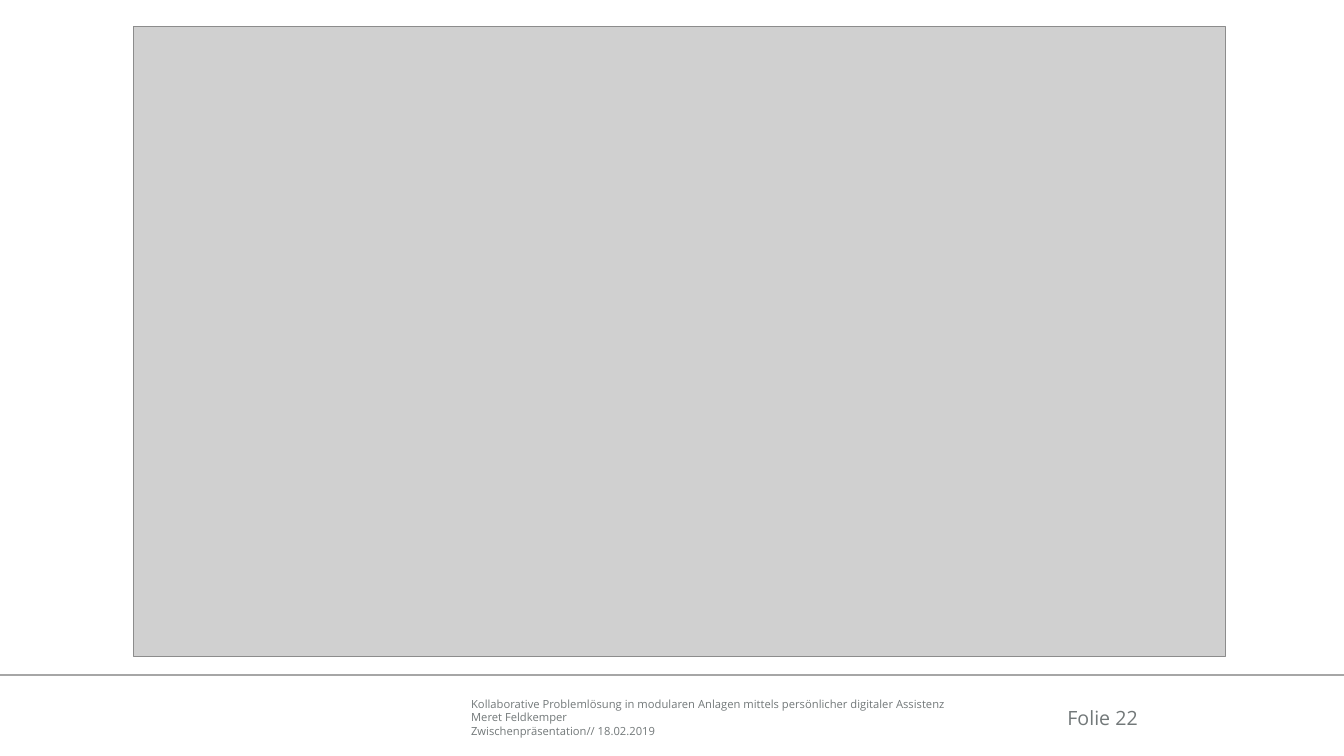
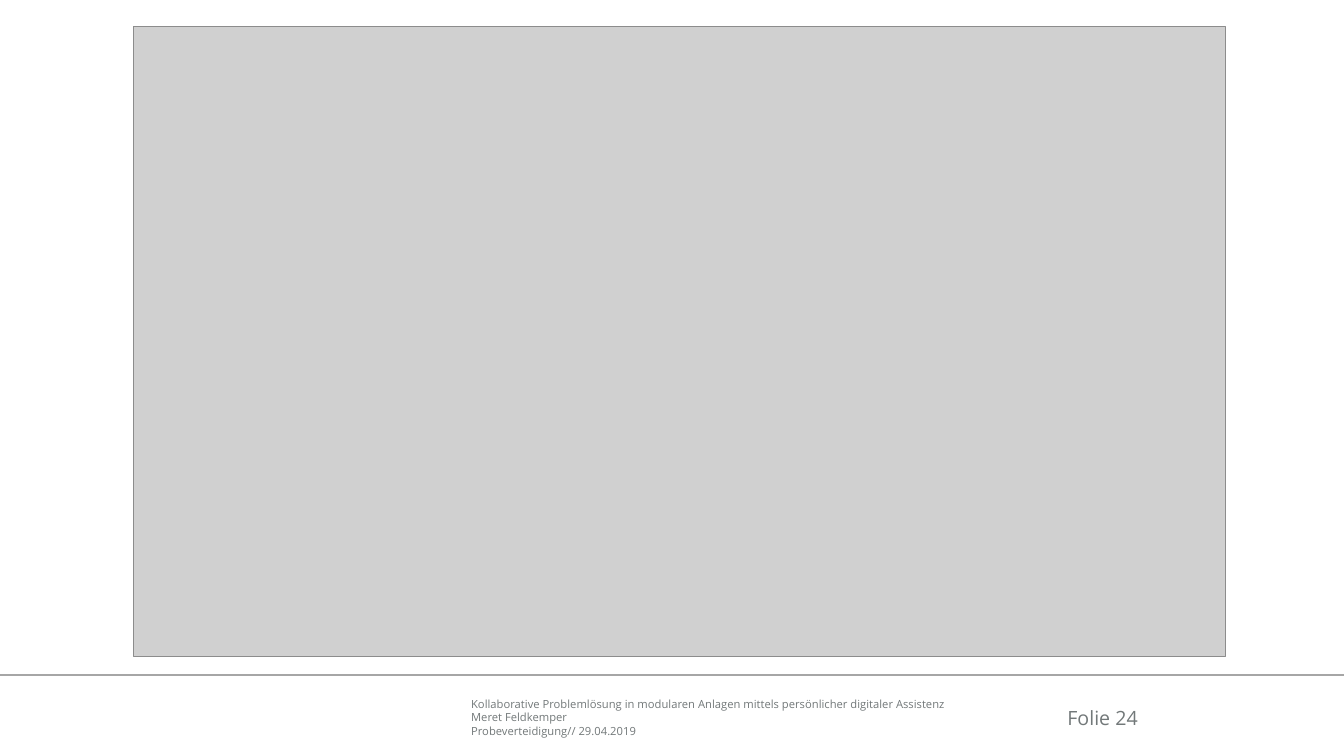
Before and after one commit to Ral3007/Diplomarbeit, a slide deck: slide 24 of Dokumente/Präsentationen/2019-04-29_DA_Feldkemper_Probeverteidigung.pptx (slide 22 before the commit). Drawn at 1344x756 pixels with LibreOffice and Linux fonts; fonts in the diff are those of the drawing; grey boxes stand for pictures; background and template pictures are left out. Boxes give left, top, right and bottom in pixels: in the first picture for what was removed or moved away, otherwise in the second. Text is boxed around its words. In the diff, an @@ line names an element or a change of style, - is before the commit and + after.

```diff
--- a/Dokumente/Präsentationen/2019-04-29_DA_Feldkemper_Probeverteidigung.pptx
+++ b/Dokumente/Präsentationen/2019-04-29_DA_Feldkemper_Probeverteidigung.pptx
@@ page number at <box>1067,710,1137,725</box>: text changed @@
-Folie 22
+Folie 24
@@ text at <box>471,726,636,738</box>: text changed @@
-Zwischenpräsentation// 18.02.2019
+Probeverteidigung// 29.04.2019
```
Also in this commit, not shown: 23 other slides changed, 9 slides added, 4 slides removed, 16 other files.
